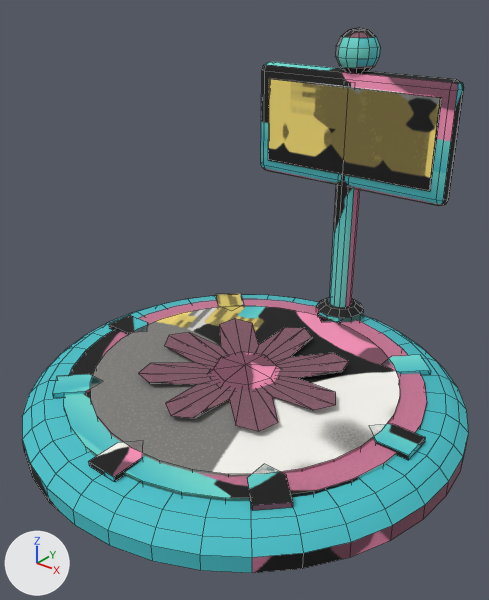
Renders of the FBX model assets/garden/dash_ready_pad.fbx from each side of a commit.
Rendered twice from a camera (50 mm lens) standing at (11.64, -14.58, 12.83) and looking at (0.43, -0.57, 4.14). The lights are fixed; the arrows at lower left show +X, +Y and +Z. The picture after the commit comes second. Mesh edges are drawn as thin lines.

The first picture shows 'dash_ready_pad'.
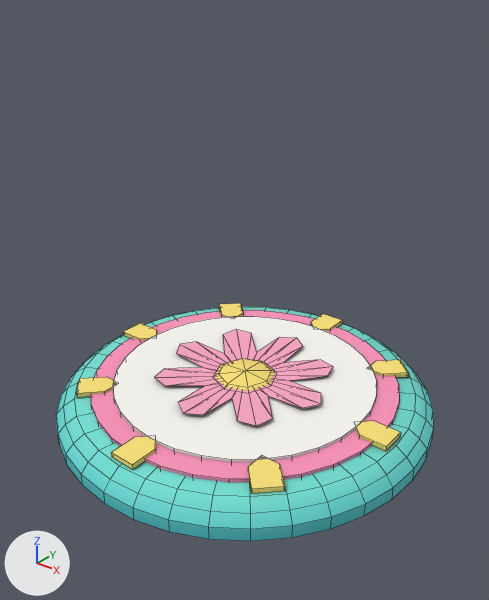
Changed parts and their boxes (x1, y1, x2, y2) in the pictures (489 x 600 px; the box of a moved part takes in the faces that stretch with it):
'dash_ready_pad', reshaped (15% narrower, 56% shorter)
    before: (22, 27, 469, 573)
    after: (56, 303, 434, 541)
part 1 of me_dash_ready_pad, moved or reshaped
    before: (90, 306, 400, 477)
    after: (91, 310, 399, 483)
part 2 of me_dash_ready_pad, added
    after: (113, 316, 377, 462)
part 3 of me_dash_ready_pad, moved or reshaped
    before: (88, 441, 143, 482)
    after: (111, 436, 156, 470)
part 4 of me_dash_ready_pad, moved or reshaped
    before: (247, 464, 293, 510)
    after: (248, 455, 285, 494)
part 5 of me_dash_ready_pad, moved or reshaped
    before: (371, 424, 425, 460)
    after: (355, 421, 401, 451)
part 6 of me_dash_ready_pad, moved or reshaped
    before: (383, 355, 431, 375)
    after: (367, 360, 409, 378)
part 7 of me_dash_ready_pad, moved or reshaped
    before: (317, 313, 341, 323)
    after: (311, 314, 342, 331)
part 8 of me_dash_ready_pad, moved or reshaped
    before: (216, 293, 244, 310)
    after: (219, 303, 243, 318)
part 9 of me_dash_ready_pad, moved or reshaped
    before: (109, 315, 148, 334)
    after: (124, 323, 157, 341)
part 10 of me_dash_ready_pad, moved or reshaped
    before: (52, 374, 103, 398)
    after: (76, 377, 118, 397)
part 11 of me_dash_ready_pad, moved or reshaped
    before: (138, 319, 349, 431)
    after: (154, 330, 333, 426)
part 12 of me_dash_ready_pad, moved or reshaped
    before: (209, 352, 280, 390)
    after: (215, 359, 275, 391)
part 13 of me_dash_ready_pad, rebuilt (15% narrower, 16% shorter)
    before: (22, 294, 469, 573)
    after: (56, 306, 434, 541)
part 14 of me_dash_ready_pad, deleted
    before: (64, 27, 464, 501)

Diff of the bpy script that builds the scene:
```diff
--- a/assets/garden/dash_ready_pad.fbx.py
+++ b/assets/garden/dash_ready_pad.fbx.py
@@ me_dash_ready_pad @@
 # used by ob_dash_ready_pad; location = (0.0, 0.0, 0.0)
-me_dash_ready_pad.from_pydata(...)  # 618 vertices, 554 faces; spans x -7.0..7.0, y -7.0..7.0, z 0.0..11.22
+me_dash_ready_pad.from_pydata(...)  # 404 vertices, 350 faces; spans x -6.0..6.0, y -6.0..6.0, z 0.0..1.27
+# me_dash_ready_pad part 1: the loose piece of 64 vertices spanning x -4.9..4.9, y -4.9..4.9, z 0.98..1.18 is moved by (0.0, 0.0, -0.18)
+# me_dash_ready_pad part 2: a new loose piece, a 32-sided cylinder along z spanning x -4.2..4.2, y -4.2..4.2, z 0.88..1.08, in mat_dash_ready_pad_baked (picture img_dash_ready_pad_png)
+# me_dash_ready_pad part 3: the loose piece of 10 vertices spanning x -0.5..0.5, y -6.0..-4.5, z 1.02..1.18 is scaled about its middle by (0.84, 0.852, 1), then moved by (0.0, 0.59, -0.1)
+# me_dash_ready_pad part 4: the loose piece of 10 vertices spanning x 3.18..4.6, y -4.6..-3.18, z 1.02..1.18 is scaled about its middle by (0.848, 0.848, 1), then moved by (-0.44, 0.44, -0.1)
+# me_dash_ready_pad part 5: the loose piece of 10 vertices spanning x 4.5..6.0, y -0.5..0.5, z 1.02..1.18 is scaled about its middle by (0.852, 0.84, 1), then moved by (-0.59, 0.0, -0.1)
+# me_dash_ready_pad part 6: the loose piece of 10 vertices spanning x 3.18..4.6, y 3.18..4.6, z 1.02..1.18 is scaled about its middle by (0.848, 0.848, 1), then moved by (-0.44, -0.44, -0.1)
+# me_dash_ready_pad part 7: the loose piece of 10 vertices spanning x -0.5..0.5, y 4.5..6.0, z 1.02..1.18 is scaled about its middle by (0.84, 0.852, 1), then moved by (0.0, -0.59, -0.1)
+# me_dash_ready_pad part 8: the loose piece of 10 vertices spanning x -4.6..-3.18, y 3.18..4.6, z 1.02..1.18 is scaled about its middle by (0.848, 0.848, 1), then moved by (0.44, -0.44, -0.1)
+# me_dash_ready_pad part 9: the loose piece of 10 vertices spanning x -6.0..-4.5, y -0.5..0.5, z 1.02..1.18 is scaled about its middle by (0.852, 0.84, 1), then moved by (0.59, 0.0, -0.1)
+# me_dash_ready_pad part 10: the loose piece of 10 vertices spanning x -4.6..-3.18, y -4.6..-3.18, z 1.02..1.18 is scaled about its middle by (0.848, 0.848, 1), then moved by (0.44, 0.44, -0.1)
+# me_dash_ready_pad part 11: the loose piece of 34 vertices spanning x -3.4..3.4, y -3.4..3.4, z 0.98..1.4 is scaled about its middle by (0.853, 0.853, 0.625), then moved by (0.0, 0.0, -0.1)
+# me_dash_ready_pad part 12: the loose piece of 17 vertices spanning x -1.22..1.22, y -1.22..1.22, z 1.21..1.49 is scaled about its middle by (0.853, 0.853, 0.625), then moved by (0.0, 0.0, -0.16)
+# me_dash_ready_pad part 13: the loose piece of 145 vertices spanning x -7.0..7.0, y -7.0..7.0, z 0.0..1.0 is rebuilt with 145 vertices and now spans x -6.0..6.0, y -6.0..6.0, z 0.0..0.9
+# me_dash_ready_pad part 14: 6 loose pieces with 278 vertices, spanning x -5.7..5.7, y -5.7..6.7, z 0.0..11.22, are deleted
 me_dash_ready_pad.materials.append(mat_dash_ready_pad_baked)
```
